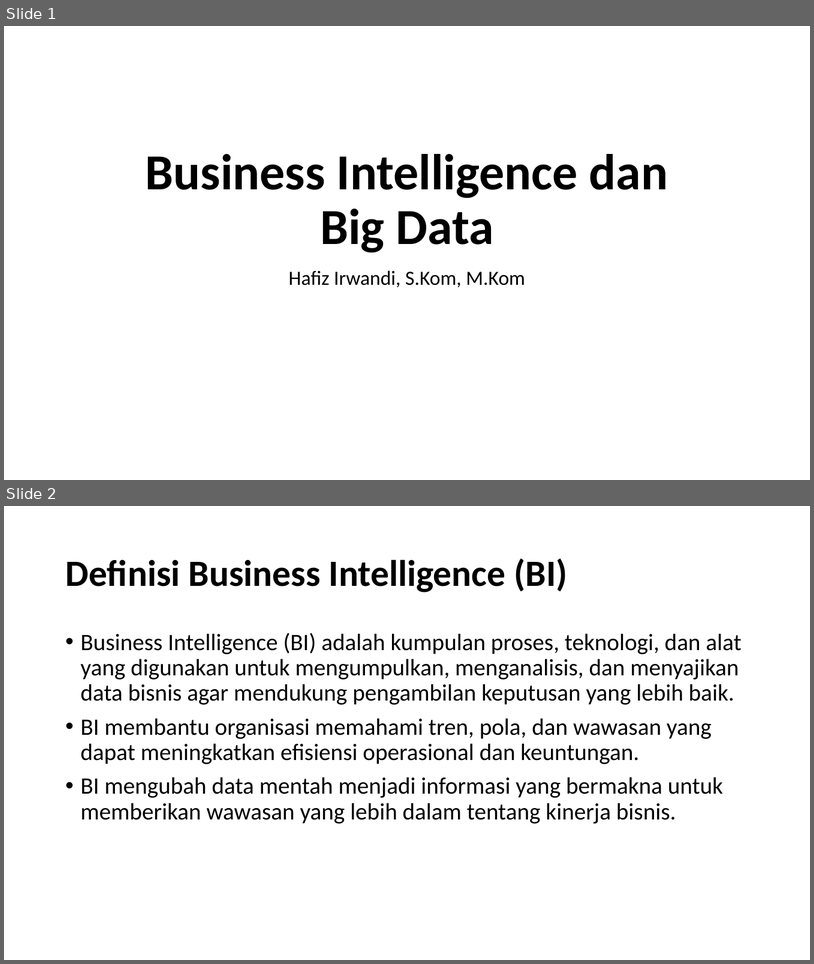
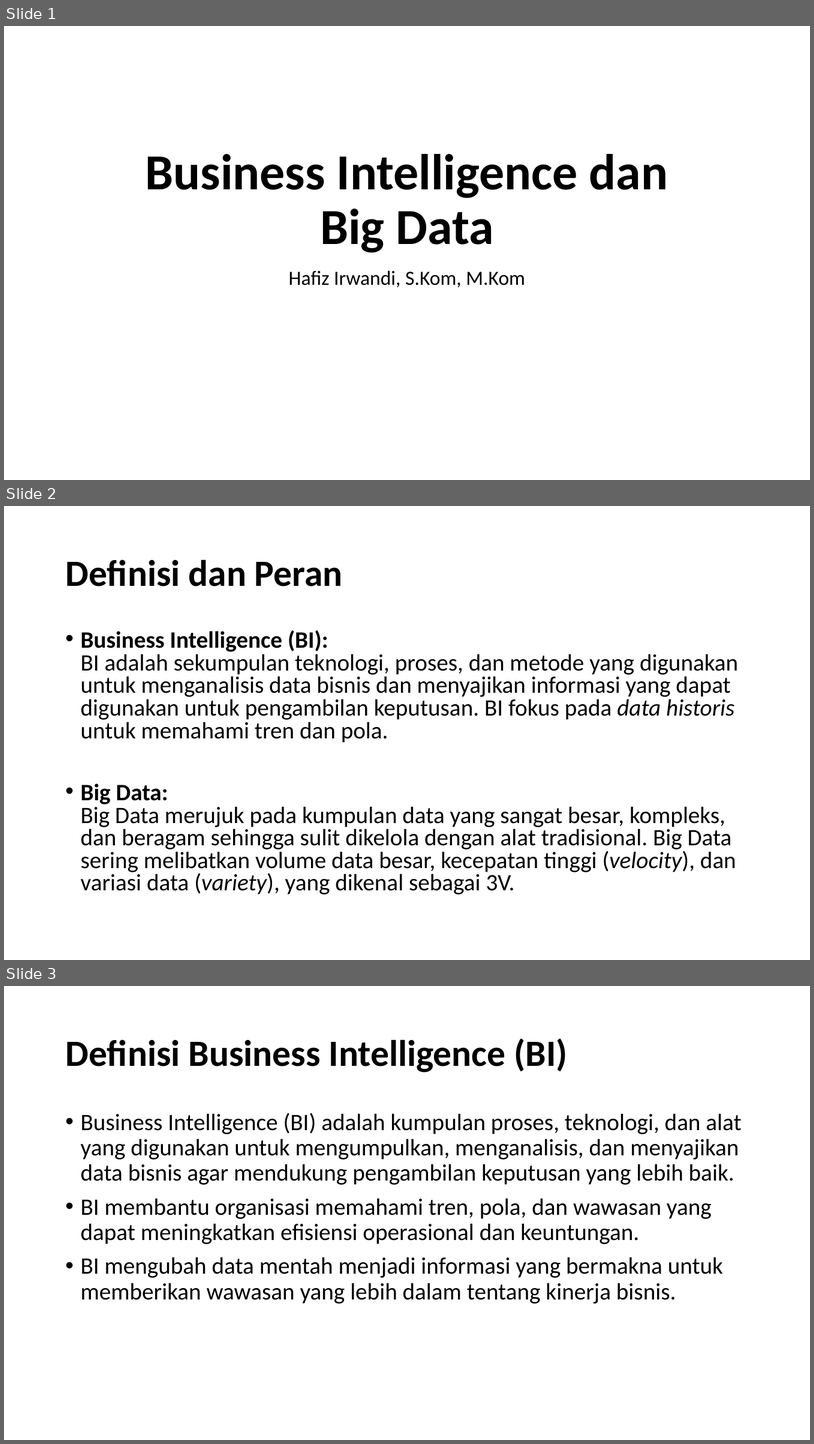
Before and after one commit to hafizirwandi/PengantarTeknologiSistemInformasi, a slide deck: 11. BI dan Big Data.pptx. Shown one above the other, each under a label of ours: slides 1 and 2 before the commit, slides 1, 2 and 3 after it. The pictures are 814x964 and 814x1444 pixels, drawn with LibreOffice and Linux fonts; fonts in the diff are those of the drawing. Boxes give left, top, right and bottom in pixels: in the first picture for what was removed or moved away, otherwise in the second. Text is boxed around its words. In the diff, an @@ line names an element or a change of style, - is before the commit and + after.

Commit message:
big data

```diff
--- a/11. BI dan Big Data.pptx
+++ b/11. BI dan Big Data.pptx
@@ slide 2 added at (x1=4, y1=506, x2=810, y2=960), background #FFFFFF @@
@@ title added at (x1=65, y1=559, x2=343, y2=586), 44 pt, text #000000, bold @@
+Definisi dan Peran
@@ text added at (x1=81, y1=630, x2=738, y2=894), 28 pt, text #000000 @@
+• Business Intelligence (BI):
+  BI adalah sekumpulan teknologi, proses, dan metode yang digunakan untuk menganalisis data bisnis dan menyajikan informasi yang dapat digunakan untuk pengambilan keputusan. BI fokus pada data historis untuk memahami tren dan pola.
+• Big Data:
+  Big Data merujuk pada kumpulan data yang sangat besar, kompleks, dan beragam sehingga sulit dikelola dengan alat tradisional. Big Data sering melibatkan volume data besar, kecepatan tinggi (velocity), dan variasi data (variety), yang dikenal sebagai 3V.
@@ what was slide 2 is now slide 3 @@
```
Also in this commit, not shown: 4 other slides added.
